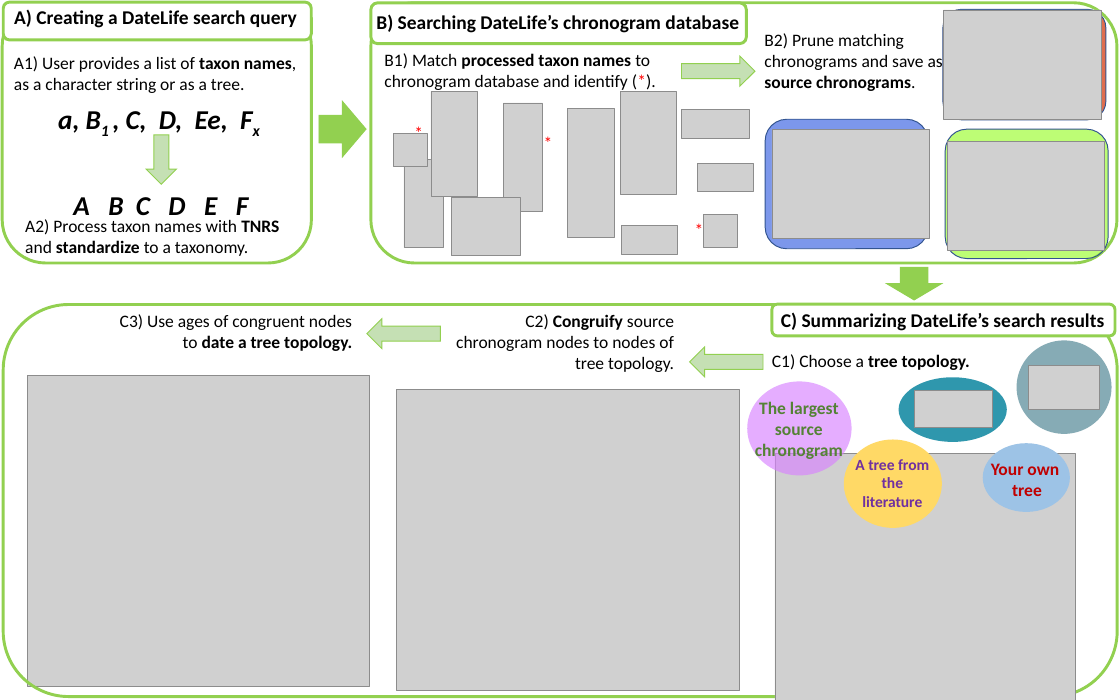
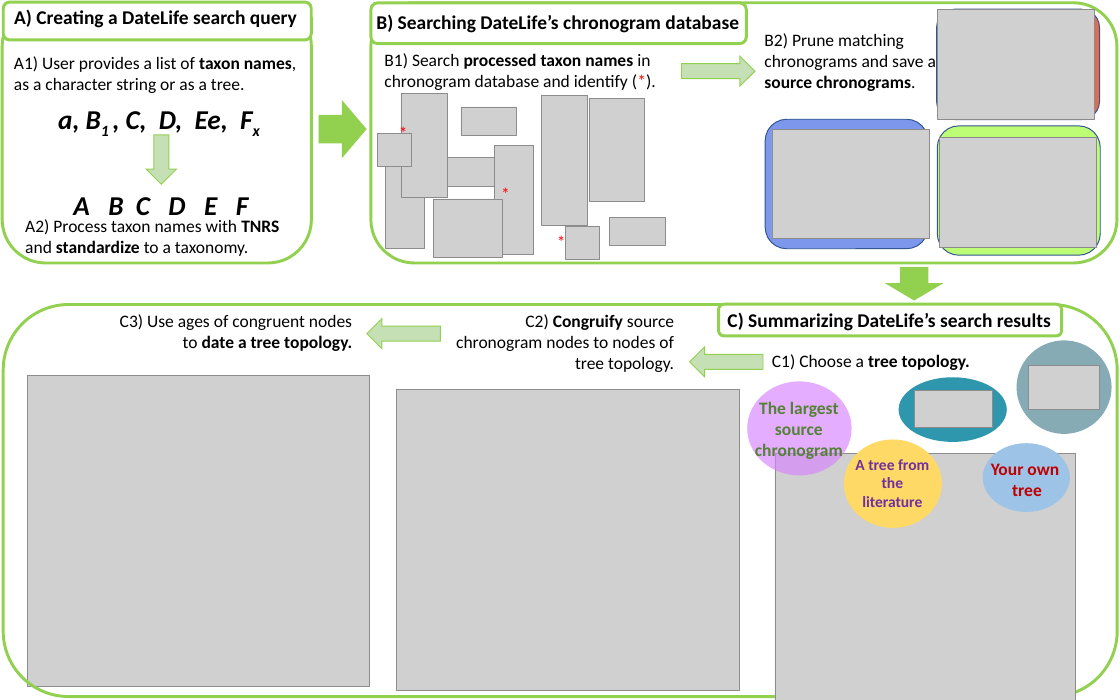
Before and after one commit to LunaSare/datelifeMS1, a slide deck: slide 1 of figures/figure1/figure1-new.pptx. Drawn at 1120x700 pixels with LibreOffice and Linux fonts; fonts in the diff are those of the drawing; grey boxes stand for pictures. Boxes give left, top, right and bottom in pixels: in the first picture for what was removed or moved away, otherwise in the second. Text is boxed around its words. In the diff, an @@ line names an element or a change of style, - is before the commit and + after.

```diff
--- a/figures/figure1/figure1-new.pptx
+++ b/figures/figure1/figure1-new.pptx
@@ picture: place and size @@
-picture at <box>944,10,1101,119</box>
+picture at <box>937,10,1095,119</box>
@@ rounded rectangle: place and size @@
-rounded rectangle at <box>943,9,1106,120</box>
+rounded rectangle at <box>937,9,1100,120</box>
@@ text at <box>384,53,650,90</box>: text changed @@
-B1) Match processed taxon names to chronogram database and identify (*).
+B1) Search processed taxon names in chronogram database and identify (*).
@@ text "*": place and size @@
-text "*" at <box>407,118,430,146</box>
+text "*" at <box>392,118,415,146</box>
@@ picture: place and size @@
-picture at <box>431,92,477,197</box>
+picture at <box>401,93,447,198</box>
@@ picture: place and size @@
-picture at <box>621,226,677,255</box>
+picture at <box>461,107,517,136</box>
@@ picture: place and size @@
-picture at <box>568,108,614,237</box>
+picture at <box>541,96,587,225</box>
@@ picture: place and size @@
-picture at <box>620,92,676,195</box>
+picture at <box>589,98,645,201</box>
@@ picture: place and size @@
-picture at <box>393,134,428,167</box>
+picture at <box>377,134,412,167</box>
@@ picture: place and size @@
-picture at <box>503,103,542,212</box>
+picture at <box>494,146,533,255</box>
@@ rounded rectangle: place and size @@
-rounded rectangle at <box>945,130,1108,259</box>
+rounded rectangle at <box>937,126,1100,256</box>
@@ picture: place and size @@
-picture at <box>947,141,1105,251</box>
+picture at <box>939,138,1097,247</box>
@@ picture: place and size @@
-picture at <box>404,160,444,248</box>
+picture at <box>385,160,425,248</box>
@@ picture: place and size @@
-picture at <box>682,110,750,139</box>
+picture at <box>427,158,495,186</box>
@@ text "*": place and size @@
-text "*" at <box>537,128,560,156</box>
+text "*" at <box>494,179,517,207</box>
@@ picture: place and size @@
-picture at <box>452,197,520,256</box>
+picture at <box>433,199,502,258</box>
@@ text "*": place and size @@
-text "*" at <box>688,215,711,243</box>
+text "*" at <box>550,228,573,256</box>
@@ picture: place and size @@
-picture at <box>704,214,738,247</box>
+picture at <box>566,227,600,260</box>
@@ picture: place and size @@
-picture at <box>697,163,753,192</box>
+picture at <box>610,217,666,246</box>
@@ text "C) Summarizing DateLife’s search results": place and size @@
-text "C) Summarizing DateLife’s search results" at <box>781,312,1104,331</box>
+text "C) Summarizing DateLife’s search results" at <box>727,313,1051,331</box>
@@ rounded rectangle: place and size @@
-rounded rectangle at <box>772,304,1115,336</box>
+rounded rectangle at <box>719,304,1062,336</box>
```
Also in this commit, not shown: 6 other files.
